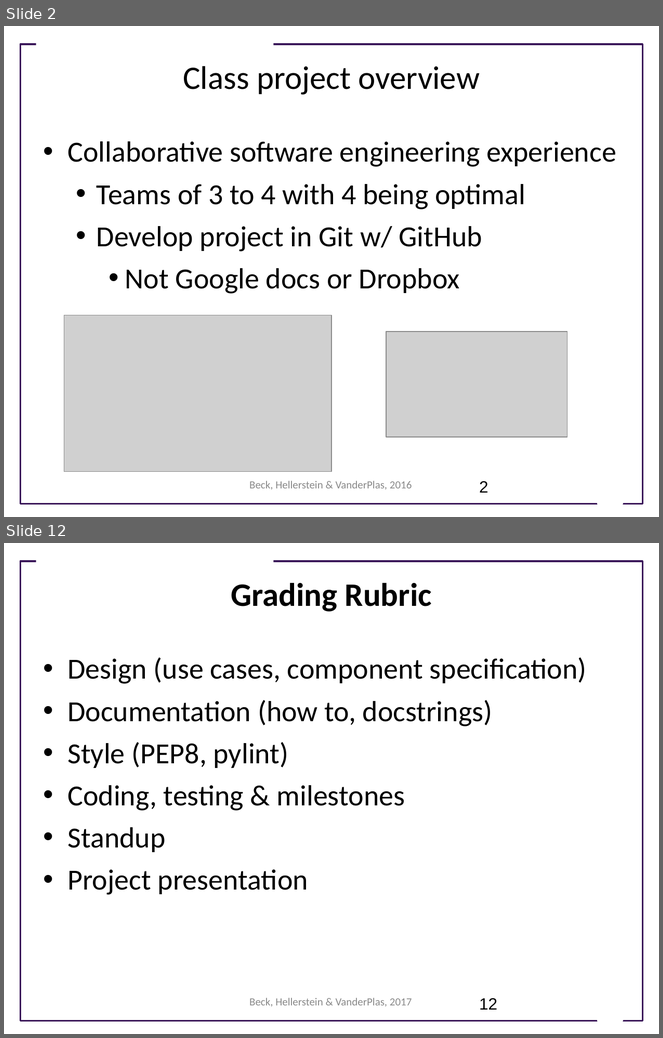
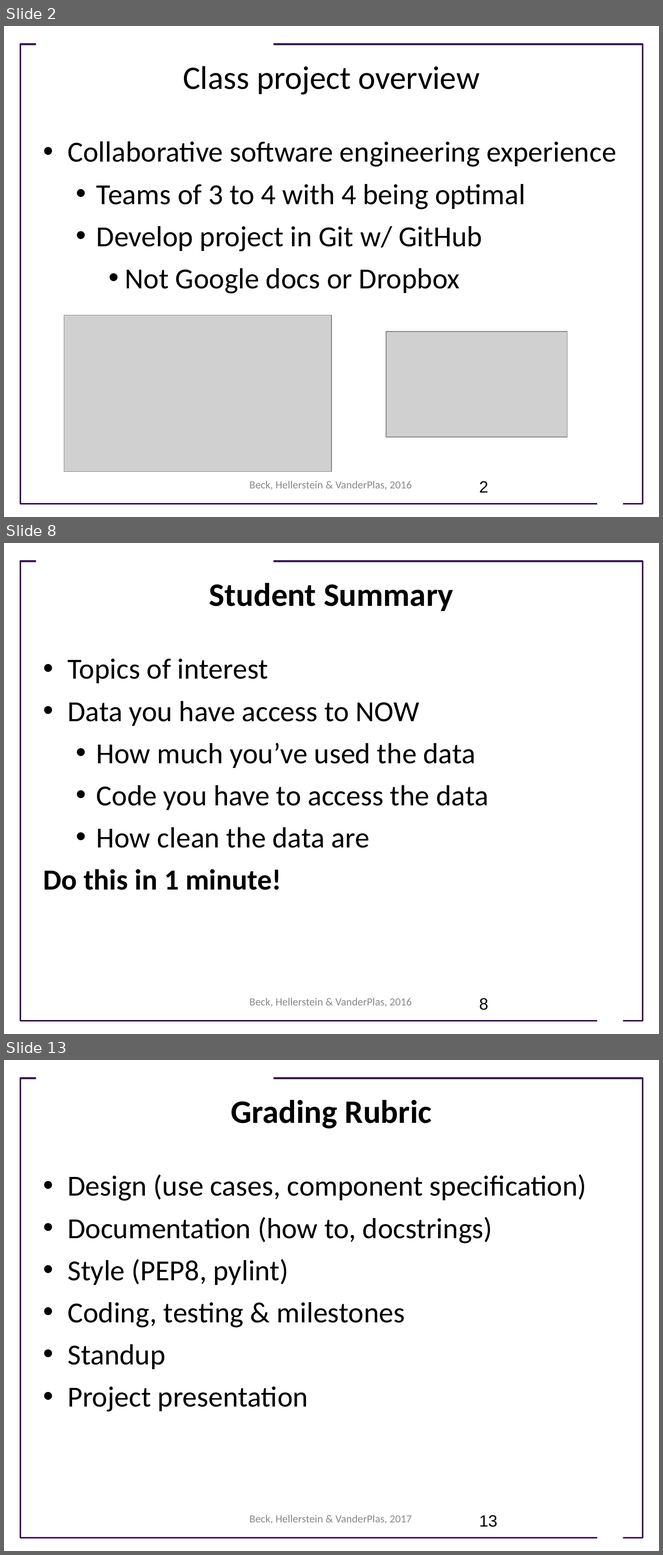
Before and after one commit to UWSEDS/LectureNotes, a slide deck: 07-Project-overview.pptx. Shown one above the other, each under a label of ours: slides 2 and 12 before the commit, slides 2, 8 and 13 after it; the slides between them are not shown. The pictures are 663x1038 and 663x1555 pixels, drawn with LibreOffice and Linux fonts; fonts in the diff are those of the drawing; grey boxes stand for pictures; background and template pictures are left out. Boxes give left, top, right and bottom in pixels: in the first picture for what was removed or moved away, otherwise in the second. Text is boxed around its words. In the diff, an @@ line names an element or a change of style, - is before the commit and + after.

```diff
--- a/07-Project-overview.pptx
+++ b/07-Project-overview.pptx
@@ slide 8 added at box(4, 543, 659, 1034), background #FFFFFF; not listed: 3 template elements that a slide beside it also shows @@
@@ text added at box(209, 583, 453, 611), 36 pt, text #000000, bold @@
+Student Summary
@@ text added at box(43, 658, 489, 890), 32 pt, text #000000 @@
+• Topics of interest
+• Data you have access to NOW
+  • How much you’ve used the data
+  • Code you have to access the data
+  • How clean the data are
+Do this in 1 minute!
@@ text added at box(249, 998, 412, 1007), 12 pt, text #898989 @@
+Beck, Hellerstein & VanderPlas, 2016
@@ page number added at box(479, 999, 489, 1010), 18 pt, text #000000 @@
+8
@@ what was slide 12 is now slide 13 @@
@@ page number at box(479, 1516, 497, 1527): text changed @@
-12
+13
```
Also in this commit, not shown: 8 slides changed, 1 other slide added, 2 slides removed.
